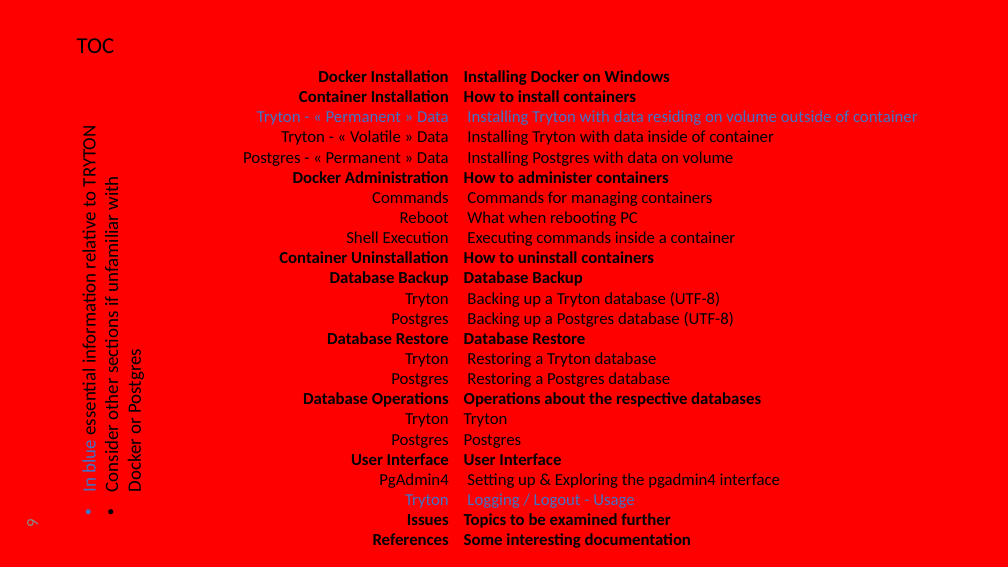
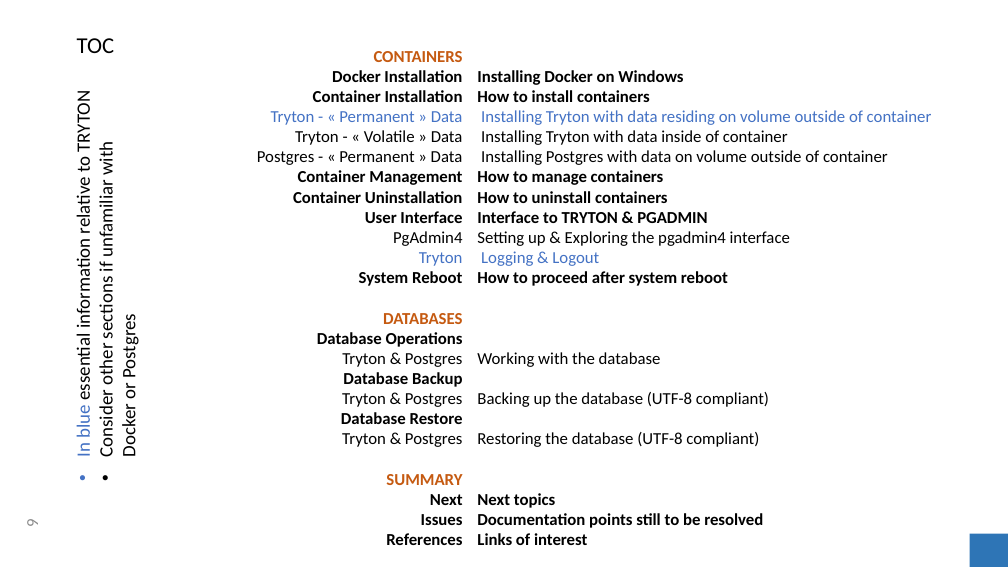
Before and after one commit to clixwise/tryton-by-example, a slide deck: slide 9 of Tryton 6.0 - Doc 00.01 - Installation & administration.pptx. Drawn at 1008x567 pixels with LibreOffice and Linux fonts; fonts in the diff are those of the drawing. Boxes give left, top, right and bottom in pixels: in the first picture for what was removed or moved away, otherwise in the second. Text is boxed around its words. In the diff, an @@ line names an element or a change of style, - is before the commit and + after.

```diff
--- a/Tryton 6.0 - Doc 00.01 - Installation & administration.pptx
+++ b/Tryton 6.0 - Doc 00.01 - Installation & administration.pptx
@@ background #FF0000 to #FFFFFF @@
@@ text "CONTAINERS Docker Installation": place and size @@
-text "CONTAINERS Docker Installation" at <box>243,70,449,545</box>
+text "CONTAINERS Docker Installation" at <box>257,51,463,545</box>
@@ text at <box>332,51,463,82</box>: text changed @@
-Docker Installation
+CONTAINERS
+Docker Installation
@@ text "Installing Docker on Windows": place and size @@
-text "Installing Docker on Windows" at <box>464,70,918,548</box>
+text "Installing Docker on Windows" at <box>477,70,932,545</box>
@@ text "In blue essential information relative ...": place and size @@
-text "In blue essential information relative ..." at <box>78,131,146,491</box>
+text "In blue essential information relative ..." at <box>72,97,140,456</box>
@@ text at <box>298,170,462,185</box>: text changed; bold on @@
-Docker Administration
-Commands
-Reboot
-Shell Execution
+Container Management
@@ text at <box>477,150,888,185</box>: text changed @@
-Installing Postgres with data on volume
-How to administer containers
-Commands for managing containers
-What when rebooting PC
-Executing commands inside a container
+Installing Postgres with data on volume outside of container
+How to manage containers
@@ text at <box>317,211,463,407</box>: text changed @@
-Database Backup
-Tryton
-Postgres
+User Interface
+PgAdmin4
+Tryton
+System Reboot
+DATABASES
+Database Operations
+Tryton & Postgres
+Database Backup
+Tryton & Postgres
@@ text at <box>477,211,707,223</box>: text changed; bold on @@
-Database Backup
-Backing up a Tryton database (UTF-8)
-Backing up a Postgres database (UTF-8)
-Database Restore
-Restoring a Tryton database
-Restoring a Postgres database
-Operations about the respective databases
-Tryton
-Postgres
-User Interface
+Interface to TRYTON & PGADMIN
@@ text at <box>477,251,769,545</box>: text changed; bold off @@
-Logging / Logout - Usage
-Topics to be examined further
-Some interesting documentation
+Logging & Logout
+How to proceed after system reboot
+Working with the database
+Backing up the database (UTF-8 compliant)
+Restoring the database (UTF-8 compliant)
+Next topics
+Documentation points still to be resolved
+Links of interest
@@ text at <box>342,433,463,505</box>: text changed @@
-Tryton
-Postgres
-Database Operations
-Tryton
-Postgres
-User Interface
-PgAdmin4
-Tryton
+Tryton & Postgres
+SUMMARY
+Next
@@ rectangle added at <box>970,534,1008,567</box>, fill #2E75B6 @@
```
Also in this commit, not shown: 6 other slides changed, 1 other file.
